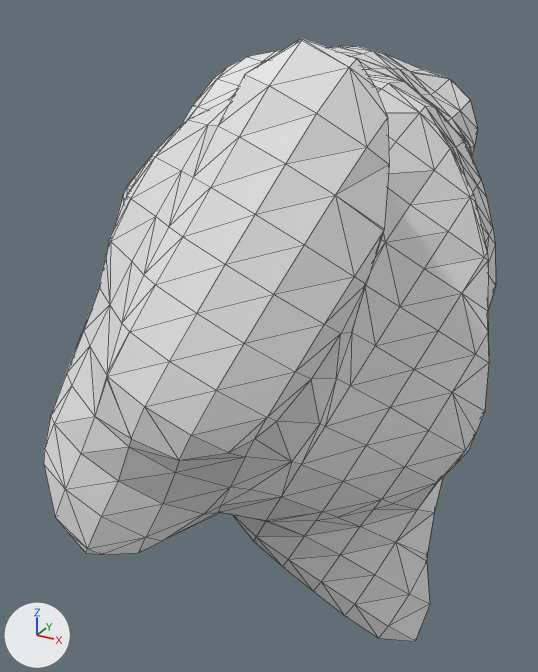
Before and after pictures for a commit that changed the OBJ model src/wormguides/model/obj_files/ABprpapppap_t341.obj.
Both versions are drawn from a camera (50 mm lens) standing at (214.2, -97.2, 261.4) and looking at (195.5, -63.3, 244.5). The axes (+X, +Y, +Z) are drawn at lower left. The lights are the same throughout. Mesh edges are drawn as thin lines. Where no turn or scale is listed for an object, it has been applied to the vertices.

Names of what the first picture shows: 'ABprpapppap_t341'.
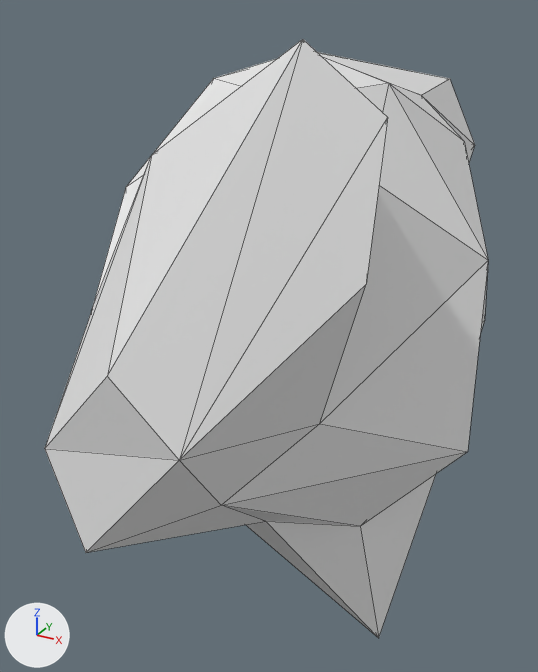
Boxes [x1, y1, x2, y2] around the edits, measured in the pictures (538 x 672 px):
'ABprpapppap_t341', reshaped
    before: [44, 39, 496, 642]
    after: [45, 39, 488, 638]
part 1 of me_abprpapppap_t341, deleted
    before: [44, 39, 496, 642]

The change, as a diff of the scene's bpy script:
```diff
--- a/src/wormguides/model/obj_files/ABprpapppap_t341.obj.py
+++ b/src/wormguides/model/obj_files/ABprpapppap_t341.obj.py
@@ me_abprpapppap_t341 @@
 # used by ob_abprpapppap_t341; location = (0.0, 0.0, 0.0)
-me_abprpapppap_t341.from_pydata(...)  # 576 vertices, 1148 faces; spans x 186.8..208.4, y -78.7..-43.8, z 232.1..260.5
+me_abprpapppap_t341.from_pydata(...)  # 45 vertices, 86 faces; spans x 186.8..208.1, y -78.4..-44.0, z 232.1..260.5
+# me_abprpapppap_t341 part 1: 531 vertices removed from x 186.9..208.4, y -78.7..-43.8, z 232.2..260.5
```
